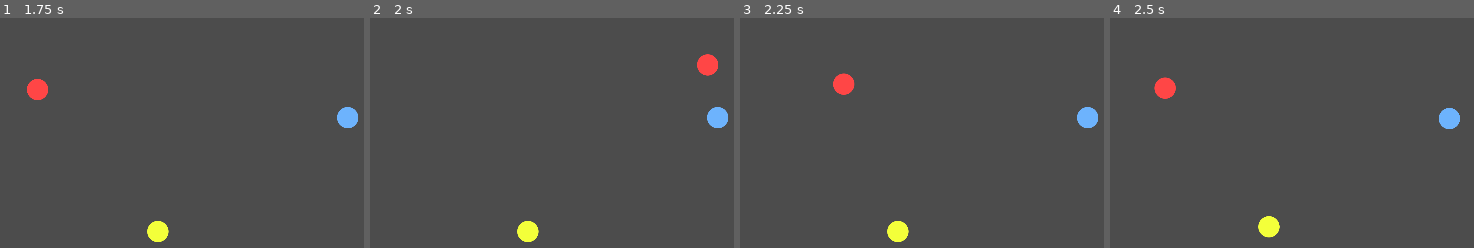
Above: before the commit, frames 1-4 (left to right).
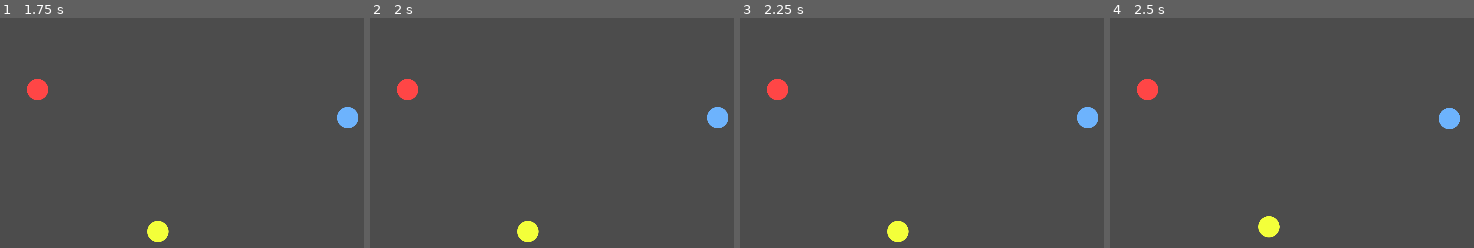
Above: after the commit, the same moments.

Repository: petey3/black-hole-fun
Game: Godot game, scene res://GodPoolGame/TestScenes/CollisionShapeTest.tscn
Two runs of this game, one before a commit and one after it. Both use one fixed random seed, a clock stepped at 60 frames per second and the inputs below. Before the commit the project has no main scene; this scene is started directly in both runs.
Inputs (mouse positions are in pixels of both pictures, inside the frame that each line leads up to):
- Up to frame 1 (1.75 s): tap Enter (ui_accept) at 0.5, 0.77, 1.25 s; move the mouse to (116, 215) at 0.52 s; click (116, 215) at 0.67 s; drag from (outside the picture) to (116, 215) at 1.27 s
- Up to frame 2 (2 s): no input
- Up to frame 3 (2.25 s): tap Enter (ui_accept) at 2 s; move the mouse to (outside the picture) at 2.02 s; click (outside the picture) at 2.17 s
- Up to frame 4 (2.5 s): no input

Frame 1 is identical in both runs. In frame 2, 0.9% of the frame differs, in the area x 7-96%, y 15-36%; in frame 3, 0.9%, in the area x 7-32%, y 23-36%; in frame 4, 0.8%.

Commit message:
ball stuff

Diff:
--- a/GodPoolGame/TestScenes/BallTest.gd
+++ b/GodPoolGame/TestScenes/BallTest.gd
@@ -1,9 +1,3 @@
 extends Node2D
 
 onready var player_ball = $PlayerBall
-
-export (float) var force_max = 30
-
-func _on_PullBackComponent_pull_back_released(direction, power_ratio):
-	var force = power_ratio * force_max
-	player_ball.apply_impulse(Vector2.ZERO, direction * force)
--- a/GodPoolGame/TestScenes/BallTest.tscn
+++ b/GodPoolGame/TestScenes/BallTest.tscn
@@ -1,7 +1,6 @@
-[gd_scene load_steps=6 format=2]
+[gd_scene load_steps=5 format=2]
 
 [ext_resource path="res://GodPoolGame/TestSubjects/TestBall.tscn" type="PackedScene" id=1]
-[ext_resource path="res://PullBackComponent.gd" type="Script" id=2]
 [ext_resource path="res://GodPoolGame/TestScenes/BallTest.gd" type="Script" id=3]
 
 [sub_resource type="RectangleShape2D" id=1]
@@ -13,23 +12,17 @@
 [node name="BallTest" type="Node2D"]
 script = ExtResource( 3 )
 
-[node name="PullBackComponent" type="Node" parent="."]
-script = ExtResource( 2 )
-
 [node name="PlayerBall" parent="." instance=ExtResource( 1 )]
 modulate = Color( 1, 0.277344, 0.277344, 1 )
 position = Vector2( 358, 257 )
-is_under_control = false
 
 [node name="TestBall2" parent="." instance=ExtResource( 1 )]
 modulate = Color( 0.431373, 0.705882, 0.996078, 1 )
 position = Vector2( 755, 293 )
-is_under_control = false
 
 [node name="TestBall3" parent="." instance=ExtResource( 1 )]
 modulate = Color( 0.956863, 1, 0.231373, 1 )
 position = Vector2( 512, 439 )
-is_under_control = false
 
 [node name="Level" type="Node2D" parent="."]
 
@@ -57,4 +50,4 @@
 position = Vector2( 516, 603 )
 shape = SubResource( 2 )
 
-[connection signal="pull_back_released" from="PullBackComponent" to="." method="_on_PullBackComponent_pull_back_released"]
+[editable path="PlayerBall"]
--- a/GodPoolGame/TestSubjects/TestBall.gd
+++ b/GodPoolGame/TestSubjects/TestBall.gd
@@ -1,22 +1,62 @@
 extends RigidBody2D
 
-export (bool) var is_under_control = false
+
+export (float) var force_max = 30
 
 var velocity = Vector2.ZERO
 var direction = Vector2.ZERO
 
-func _input(event):
-	if not is_under_control:
+onready var pull_back_component = $PullBackComponent
+onready var pointer_sprite = $Pointer
+onready var pull_back_trail_container = $PullBackTrail
+
+func _ready():
+	pointer_sprite.visible = false
+	pull_back_trail_container.visible = false
+
+func _process(delta):
+	rotation = 0
+
+func _on_PullBackComponent_pull_back_released(direction, power_ratio):
+	var force = power_ratio * force_max
+	apply_impulse(Vector2.ZERO, direction * force)
+	pointer_sprite.visible = false
+	pointer_sprite.rotation = 0
+	pull_back_trail_container.visible = false
+	pull_back_trail_container.rotation = 0
+
+func _on_PullBackComponent_pulling_back(direction, power_ratio):
+	set_pull_back_trail(direction,power_ratio)
+	set_pointer(direction, power_ratio)
+
+func _on_TestBall_mouse_entered():
+	pull_back_component.is_draggable = true
+
+
+func _on_TestBall_mouse_exited():
+	pull_back_component.is_draggable = false
+
+
+func set_pull_back_trail(direction, power_ratio):
+	if power_ratio == 0:
+		pull_back_trail_container.visible = false
 		return
 
-	if event is InputEventMouseButton:
-		print("Mouse Click/Unclick at: ", event.position)
-		direction = event.position - self.position
-#		add_force(Vector2.ZERO, direction)
-		apply_impulse(Vector2.ZERO, direction * 5)
 
+	var length: float = Vector2.ZERO.distance_to(direction)
+	var angle = Vector2.ZERO.angle_to_point(direction) - 1.5708
+	print(length)
+	pull_back_trail_container.scale = Vector2(.1, length/100)
+	pull_back_trail_container.rotation = angle
+	pull_back_trail_container.position = - direction * .5
+	pull_back_trail_container.visible = true
 
-func _physics_process(delta):
-#	velocity = direction * 100
-#	move_and_slide(velocity * delta)
-	pass
+func set_pointer(direction, power_ratio):
+	if power_ratio == 0:
+		pointer_sprite.visible = false
+		return
+
+	var angle = Vector2.ZERO.angle_to_point(direction) - 1.5708
+	pointer_sprite.rotation = angle
+	pointer_sprite.position = direction * .5
+	pointer_sprite.visible = true
--- a/GodPoolGame/TestSubjects/TestBall.tscn
+++ b/GodPoolGame/TestSubjects/TestBall.tscn
@@ -1,7 +1,9 @@
-[gd_scene load_steps=5 format=2]
+[gd_scene load_steps=7 format=2]
 
 [ext_resource path="res://Assets/test-ball.png" type="Texture" id=1]
 [ext_resource path="res://GodPoolGame/TestSubjects/TestBall.gd" type="Script" id=2]
+[ext_resource path="res://GodPoolGame/Components/PullBackComponent.tscn" type="PackedScene" id=3]
+[ext_resource path="res://Assets/arrow.png" type="Texture" id=4]
 
 [sub_resource type="PhysicsMaterial" id=2]
 friction = 0.3
@@ -11,12 +13,12 @@
 radius = 12.0
 
 [node name="TestBall" type="RigidBody2D"]
+input_pickable = true
 mass = 5.0
 physics_material_override = SubResource( 2 )
 gravity_scale = 0.0
 continuous_cd = 1
 script = ExtResource( 2 )
-is_under_control = true
 
 [node name="Sprite" type="Sprite" parent="."]
 scale = Vector2( 0.3, 0.3 )
@@ -24,3 +26,22 @@
 
 [node name="CollisionShape2D" type="CollisionShape2D" parent="."]
 shape = SubResource( 1 )
+
+[node name="PullBackComponent" parent="." instance=ExtResource( 3 )]
+
+[node name="Pointer" type="Sprite" parent="."]
+visible = false
+scale = Vector2( 0.1, 0.1 )
+texture = ExtResource( 4 )
+
+[node name="PullBackTrail" type="Node2D" parent="."]
+visible = false
+
+[node name="Sprite" type="Sprite" parent="PullBackTrail"]
+texture = ExtResource( 1 )
+
+[connection signal="mouse_entered" from="." to="." method="_on_TestBall_mouse_entered"]
+[connection signal="mouse_exited" from="." to="." method="_on_TestBall_mouse_exited"]
+[connection signal="pull_back_released" from="PullBackComponent" to="." method="_on_PullBackComponent_pull_back_released"]
+[connection signal="pull_back_started" from="PullBackComponent" to="." method="_on_PullBackComponent_pull_back_started"]
+[connection signal="pulling_back" from="PullBackComponent" to="." method="_on_PullBackComponent_pulling_back"]
--- a/PullBackComponent.gd
+++ b/PullBackComponent.gd
@@ -1,26 +1,35 @@
 extends Node
 class_name PullBackComponent
 
+signal pull_back_started()
 signal pull_back_released(direction, power_ratio)
+signal pulling_back(direction, power_ratio)
 
-export (float) var max_power_distance = 300
+export (float) var max_power_distance = 100
 
 var down_position = Vector2.ZERO
 var up_position = Vector2.ZERO
 
 var is_pulling_back = false
+var is_draggable = false
+
+func _process(delta):
+	if is_pulling_back and Input.is_mouse_button_pressed(1):
+		var direction: Vector2 = get_parent().position - get_viewport().get_mouse_position()
+		direction = direction.limit_length(max_power_distance)
+		var ratio = direction.length() / max_power_distance
+		emit_signal("pulling_back", direction, ratio)
 
 func _input(event):
 	if event is InputEventMouseButton:
-		if event.pressed and not is_pulling_back:
+		if is_draggable and event.pressed and not is_pulling_back:
 			down_position = event.position
 			is_pulling_back = true
+			emit_signal("pull_back_started")
 		elif is_pulling_back and not event.pressed:
 			up_position = event.position
 			is_pulling_back = false
 			var direction: Vector2 = down_position - up_position
 			direction = direction.limit_length(max_power_distance)
-			print("DIRECTION: " + str(direction))
 			var ratio = direction.length() / max_power_distance
-			print("RATIO: " + str(ratio))
 			emit_signal("pull_back_released", direction, ratio)
--- a/project.godot
+++ b/project.godot
@@ -273,6 +273,7 @@
 [application]
 
 config/name="Ludem Dare 54"
+run/main_scene="res://GodPoolGame/TestScenes/BallTest.tscn"
 config/icon="res://icon.png"
 
 [display]
Binary file added: Assets/arrow.png
